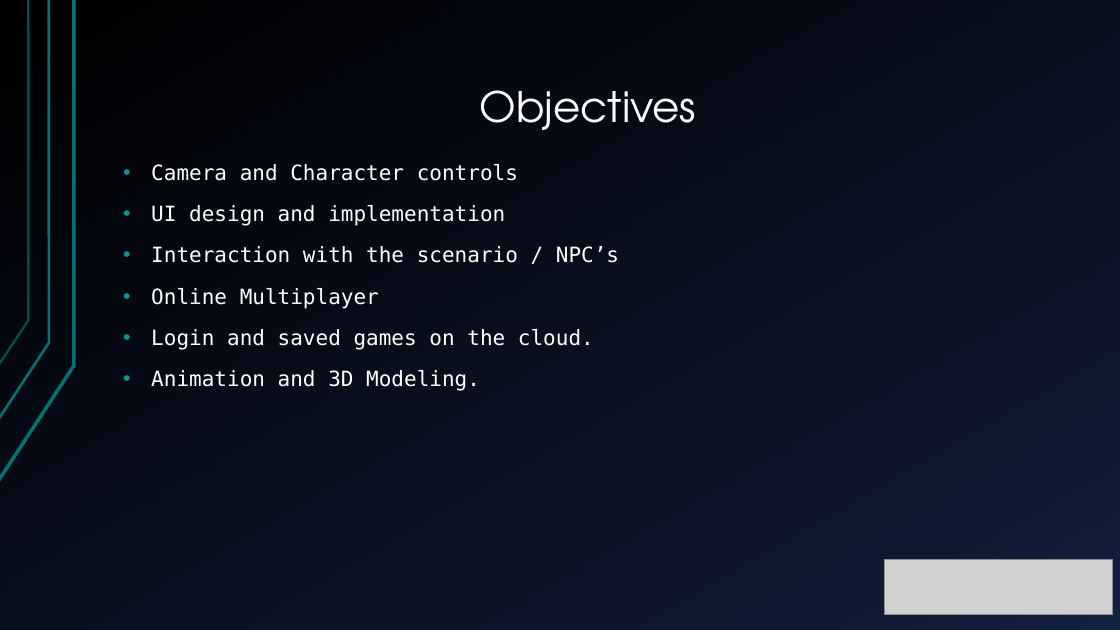
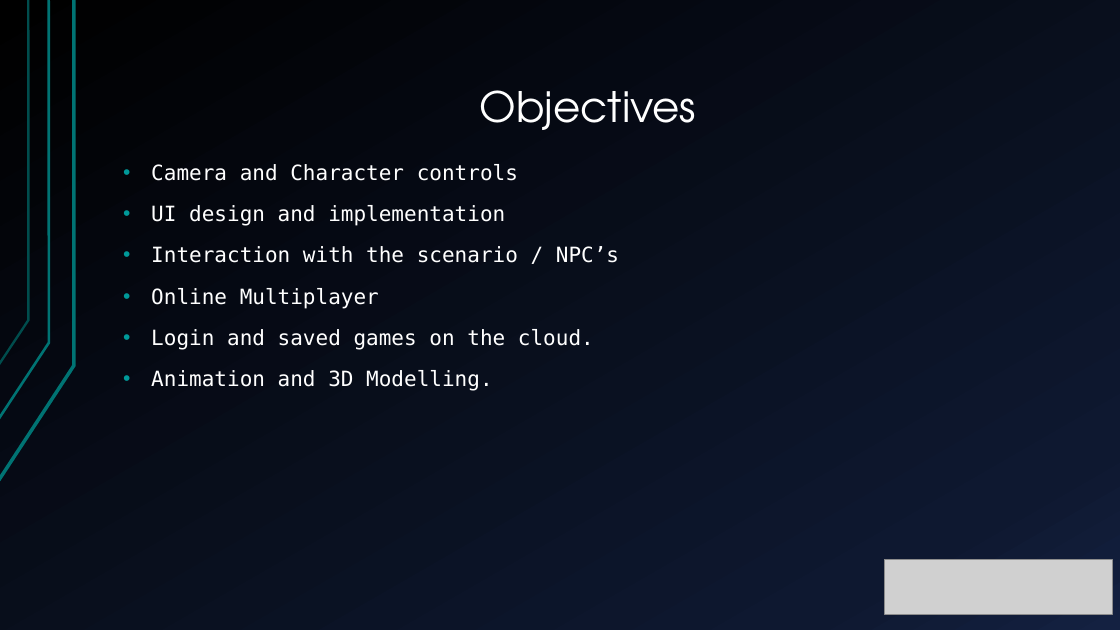
Before and after one commit to rndmized/project-dome, a slide deck: slide 3 of Seminar Presentation/Project Dome - Seminar Presentation.pptx. Drawn at 1120x630 pixels with LibreOffice and Linux fonts; fonts in the diff are those of the drawing; grey boxes stand for pictures. Boxes give left, top, right and bottom in pixels: in the first picture for what was removed or moved away, otherwise in the second. Text is boxed around its words. In the diff, an @@ line names an element or a change of style, - is before the commit and + after.

Commit message:
Fixed typo

```diff
--- a/Seminar Presentation/Project Dome - Seminar Presentation.pptx
+++ b/Seminar Presentation/Project Dome - Seminar Presentation.pptx
@@ text at box(151, 370, 492, 391): text changed @@
-• Animation and 3D Modeling.
+• Animation and 3D Modelling.
```
Also in this commit, not shown: 2 other slides changed.
